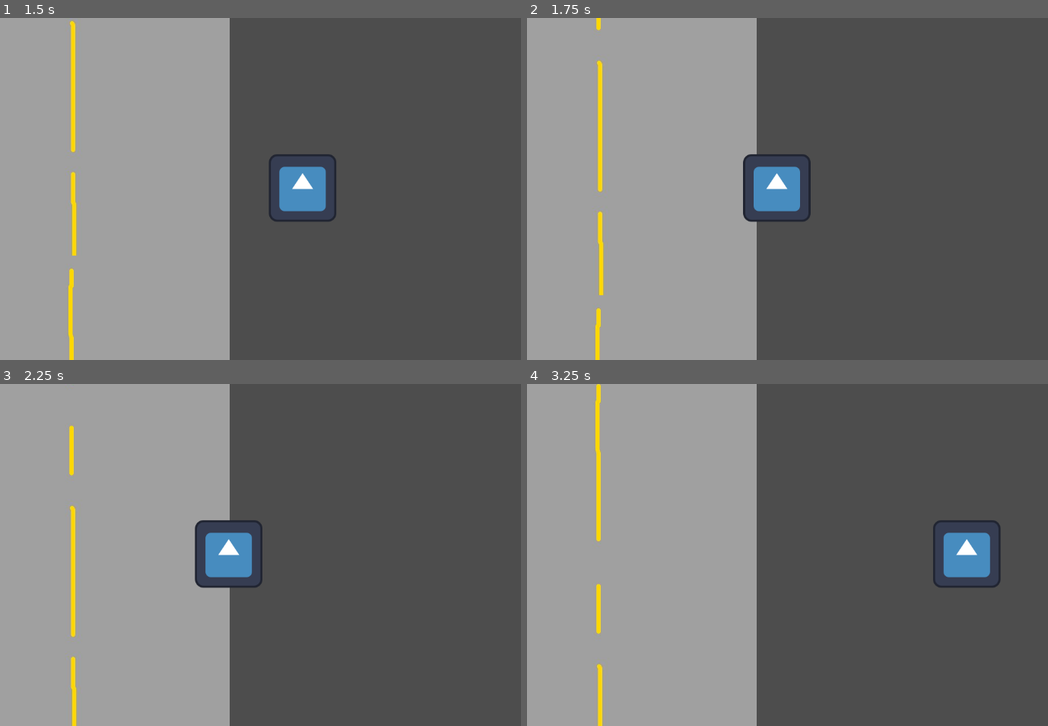
Above: before the commit, frames 1-4 (two rows, left to right).
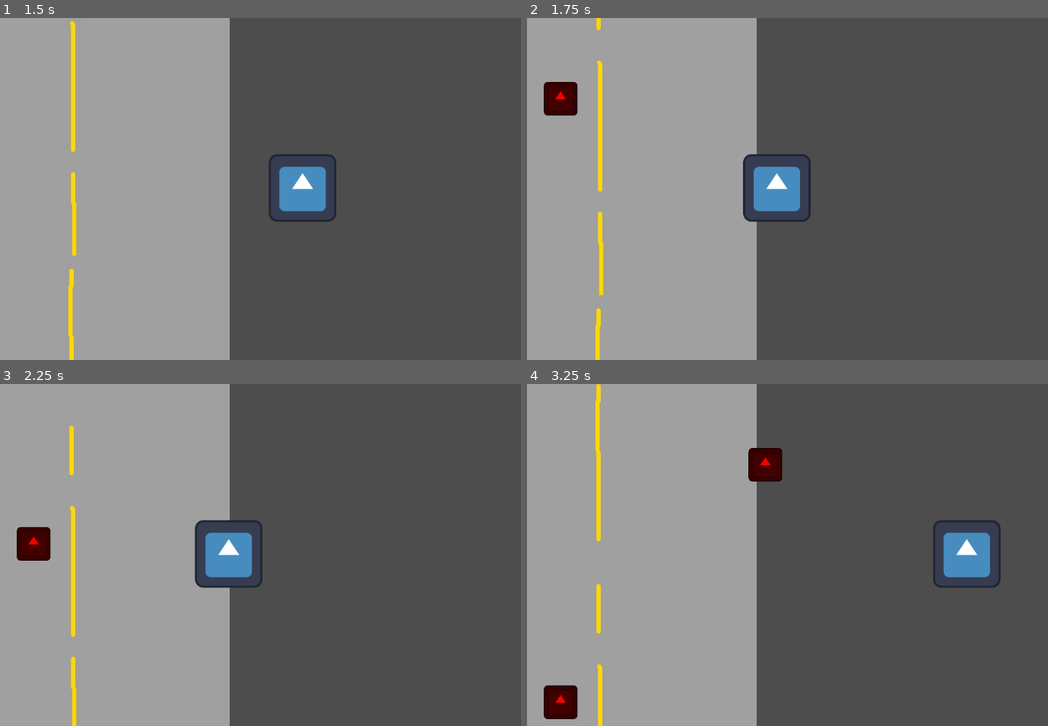
Above: after the commit, the same moments.

Repository: Alexder14/godot-camioneta-runner
Game: Godot game, scene res://mundo2.tscn
Same seed, same stepped clock (60 frames per second), same inputs: the game is played once before the commit and once after it. The engine's default icon, where the game draws it, is replaced by a stand-in: a white triangle on a blue panel in a dark square.
Inputs:
- Up to frame 1 (1.5 s): hold Right (ui_right) 0.53-1.28 s; hold Left (ui_left) from 1.28 s (still down)
- Up to frame 2 (1.75 s): keep holding Left (ui_left)
- Up to frame 3 (2.25 s): release Left (ui_left) at 2.03 s; hold Right (ui_right) from 2.03 s (still down)
- Up to frame 4 (3.25 s): keep holding Right (ui_right)

Frame 1 is identical in both runs. In frame 2, 0.6% of the frame differs, in the area x 3-10%, y 18-29%; in frame 3, 0.6%; in frame 4, 1.3%, in the area x 3-50%, y 18-98%.

Commit message:
Día 3 Completado: Lluvia de obstáculos funcionando

Diff:
--- a/mundo2.tscn
+++ b/mundo2.tscn
@@ -1,5 +1,6 @@
-[gd_scene load_steps=6 format=3 uid="uid://b2rrcc82jvx4k"]
+[gd_scene load_steps=7 format=3 uid="uid://b2rrcc82jvx4k"]
 
+[ext_resource type="Script" uid="uid://clvpoxthcdpcn" path="res://mundo_2.gd" id="1_jcb7u"]
 [ext_resource type="Script" uid="uid://bwvkvnjbkl567" path="res://jugador.gd" id="1_q0qo4"]
 [ext_resource type="Texture2D" uid="uid://m2teokl3kd8n" path="res://carretera.jpg" id="1_v7ikv"]
 [ext_resource type="Script" uid="uid://but7sos2phn5q" path="res://parallax_background.gd" id="1_vhn5n"]
@@ -9,6 +10,7 @@
 size = Vector2(139.5, 168)
 
 [node name="Mundo" type="Node2D"]
+script = ExtResource("1_jcb7u")
 
 [node name="ParallaxBackground" type="ParallaxBackground" parent="."]
 script = ExtResource("1_vhn5n")
@@ -30,3 +32,9 @@
 [node name="CollisionShape2D" type="CollisionShape2D" parent="Jugador"]
 position = Vector2(110, 119)
 shape = SubResource("RectangleShape2D_vhn5n")
+
+[node name="Timer" type="Timer" parent="."]
+wait_time = 1.5
+autostart = true
+
+[connection signal="timeout" from="Timer" to="." method="_on_timer_timeout"]
--- /dev/null
+++ b/mundo_2.gd
@@ -0,0 +1,21 @@
+extends Node2D
+
+# 1. Cargamos el molde (Ya confirmamos que esta ruta es la correcta)
+var obstaculo_scene = preload("res://obstaculo.tscn")
+
+# 2. Esta función se activa AUTOMÁTICAMENTE cada 1.5 segundos por el Timer
+func _on_timer_timeout():
+	# Crear una copia del obstáculo
+	var nuevo_obstaculo = obstaculo_scene.instantiate()
+
+	# Decidir posición aleatoria en X (carriles)
+	var x_random = randf_range(50, 550)
+
+	# Ponerlo arriba (-50) para que baje entrando a la pantalla
+	nuevo_obstaculo.position = Vector2(x_random, -50)
+
+	# Asegurar que se dibuje ENCIMA de la carretera (Z-Index alto)
+	nuevo_obstaculo.z_index = 10
+
+	# Agregarlo al juego
+	add_child(nuevo_obstaculo)
--- /dev/null
+++ b/obstaculo.gd
@@ -0,0 +1,12 @@
+extends Area2D
+
+# Velocidad de caída (igual que la carretera para que se vea natural)
+const VELOCIDAD = 300.0
+
+func _process(delta):
+	# Mover hacia abajo
+	position.y += VELOCIDAD * delta
+
+	# Si baja mucho (800px), lo borramos para liberar memoria
+	if position.y > 800:
+		queue_free()
--- /dev/null
+++ b/obstaculo.tscn
@@ -0,0 +1,20 @@
+[gd_scene load_steps=4 format=3 uid="uid://bbeys8qsdyfra"]
+
+[ext_resource type="Script" uid="uid://bla76g4fsc26n" path="res://obstaculo.gd" id="1_phkyr"]
+[ext_resource type="Texture2D" uid="uid://2ifdffskyuqy" path="res://icon.svg" id="1_q7004"]
+
+[sub_resource type="RectangleShape2D" id="RectangleShape2D_phkyr"]
+size = Vector2(60, 59)
+
+[node name="Obstaculo" type="Area2D"]
+script = ExtResource("1_phkyr")
+
+[node name="Sprite2D" type="Sprite2D" parent="."]
+self_modulate = Color(0.96, 0, 0, 1)
+position = Vector2(171, 133)
+scale = Vector2(0.5, 0.5)
+texture = ExtResource("1_q7004")
+
+[node name="CollisionShape2D" type="CollisionShape2D" parent="."]
+position = Vector2(171, 133)
+shape = SubResource("RectangleShape2D_phkyr")
Not shown, added: mundo_2.gd.uid
Not shown, added: obstaculo.gd.uid
